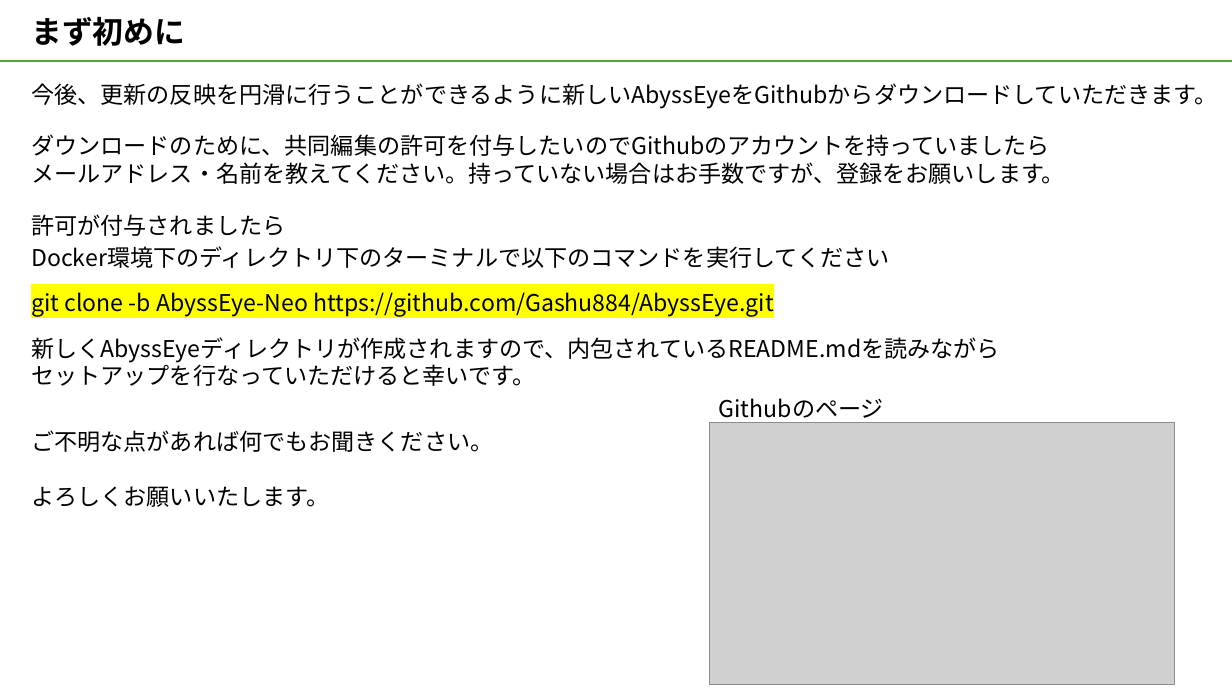
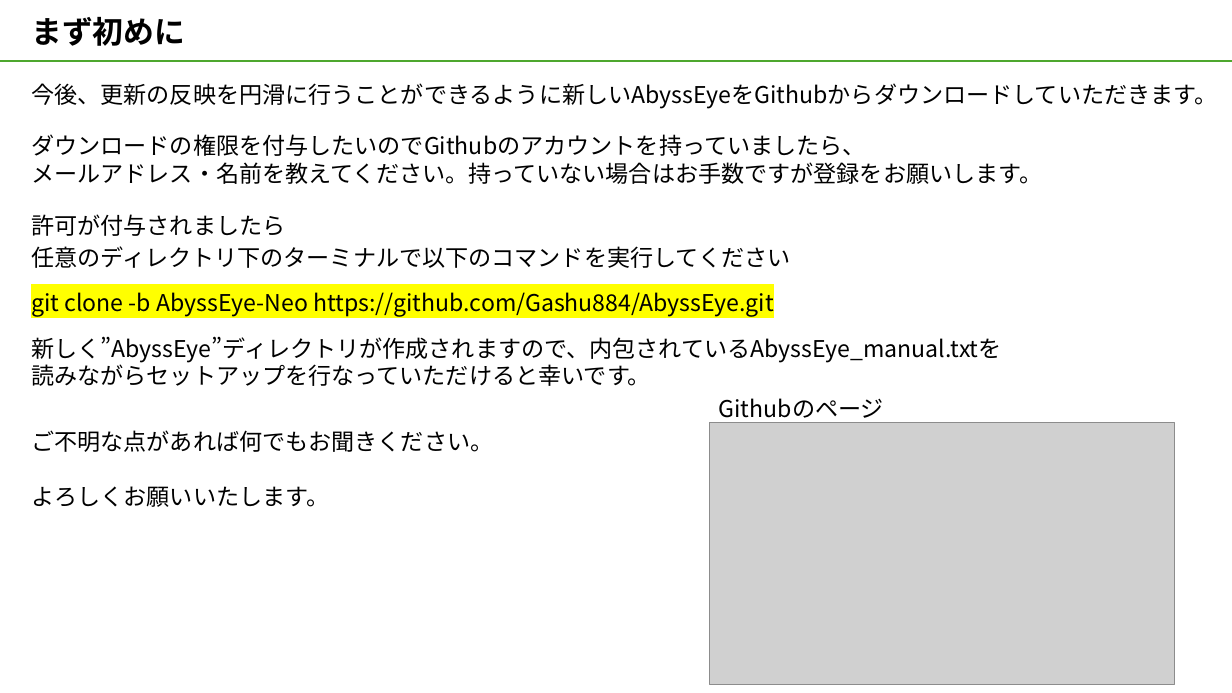
Before and after one commit to ikeda042/AbyssEye, a slide deck: slide 1 of AbyssEye_manual.pptx. Drawn at 1232x693 pixels with LibreOffice and Linux fonts; fonts in the diff are those of the drawing; grey boxes stand for pictures. Boxes give left, top, right and bottom in pixels: in the first picture for what was removed or moved away, otherwise in the second. Text is boxed around its words. In the diff, an @@ line names an element or a change of style, - is before the commit and + after.

```diff
--- a/AbyssEye_manual.pptx
+++ b/AbyssEye_manual.pptx
@@ text at (31,134,1042,184): text changed @@
-ダウンロードのために、共同編集の許可を付与したいのでGithubのアカウントを持っていましたら
-メールアドレス・名前を教えてください。持っていない場合はお手数ですが、登録をお願いします。
+ダウンロードの権限を付与したいのでGithubのアカウントを持っていましたら、
+メールアドレス・名前を教えてください。持っていない場合はお手数ですが登録をお願いします。
@@ text at (31,246,790,268): text changed @@
-Docker環境下のディレクトリ下のターミナルで以下のコマンドを実行してください
+任意のディレクトリ下のターミナルで以下のコマンドを実行してください
@@ text at (31,336,1001,386): text changed @@
-新しくAbyssEyeディレクトリが作成されますので、内包されているREADME.mdを読みながらセットアップを行なっていただけると幸いです。
+新しく”AbyssEye”ディレクトリが作成されますので、内包されているAbyssEye_manual.txtを
+読みながらセットアップを行なっていただけると幸いです。
```
Also in this commit, not shown: 2 other slides changed, 3 other files.
